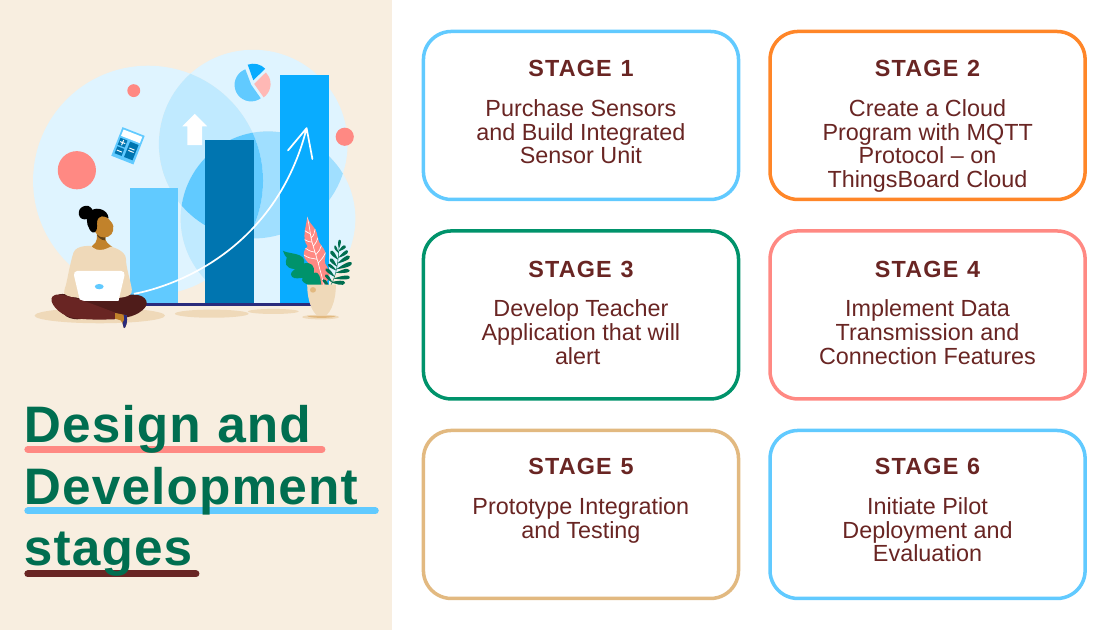
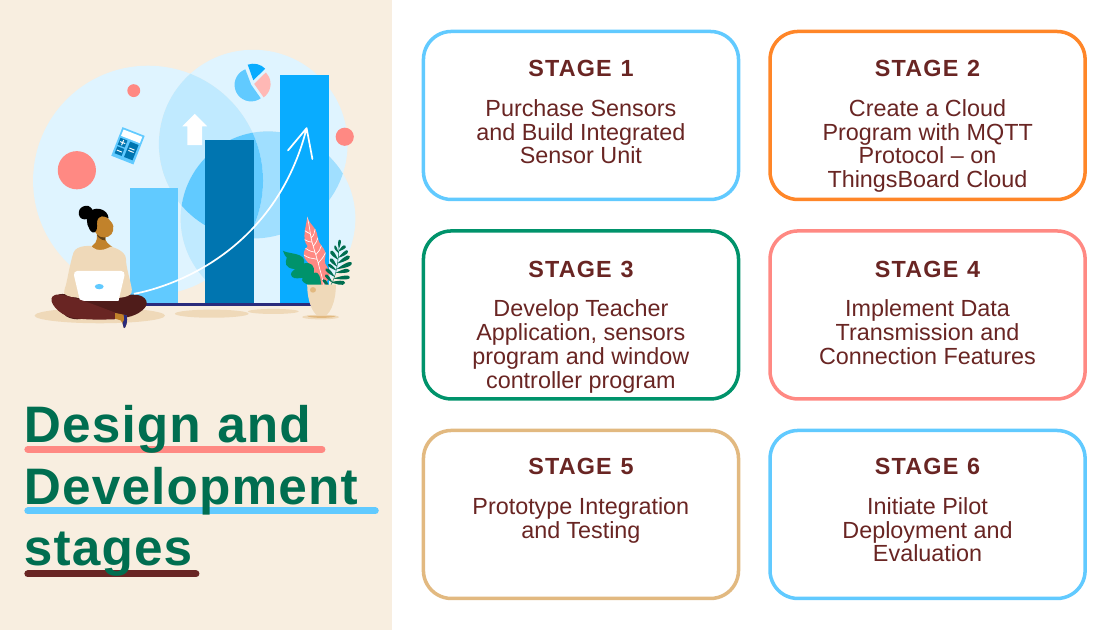
Before and after one commit to hadarasher/IOT_SMART_HOME, a slide deck: slide 8 of PureAir presentation.pptx (slide 7 before the commit). Drawn at 1120x630 pixels with LibreOffice and Linux fonts; fonts in the diff are those of the drawing. Boxes give left, top, right and bottom in pixels: in the first picture for what was removed or moved away, otherwise in the second. Text is boxed around its words. In the diff, an @@ line names an element or a change of style, - is before the commit and + after.

```diff
--- a/PureAir presentation.pptx
+++ b/PureAir presentation.pptx
@@ text at (x1=472, y1=299, x2=689, y2=393): text changed @@
-Develop Teacher Application that will alert
+Develop Teacher Application, sensors program and window controller program
```
Also in this commit, not shown: 4 other slides changed, 2 slides added, 1 slide removed, 3 other files.
